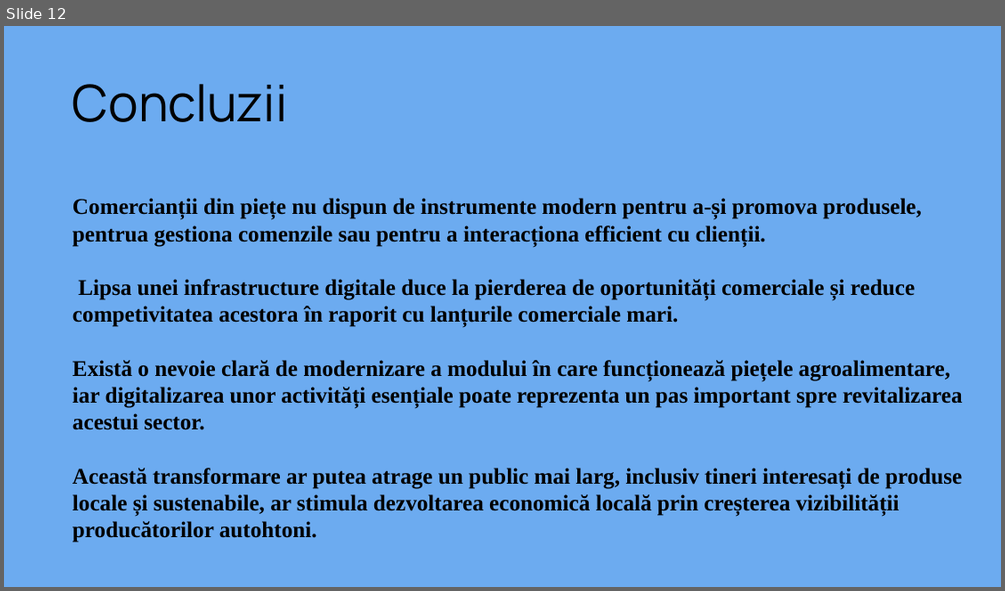
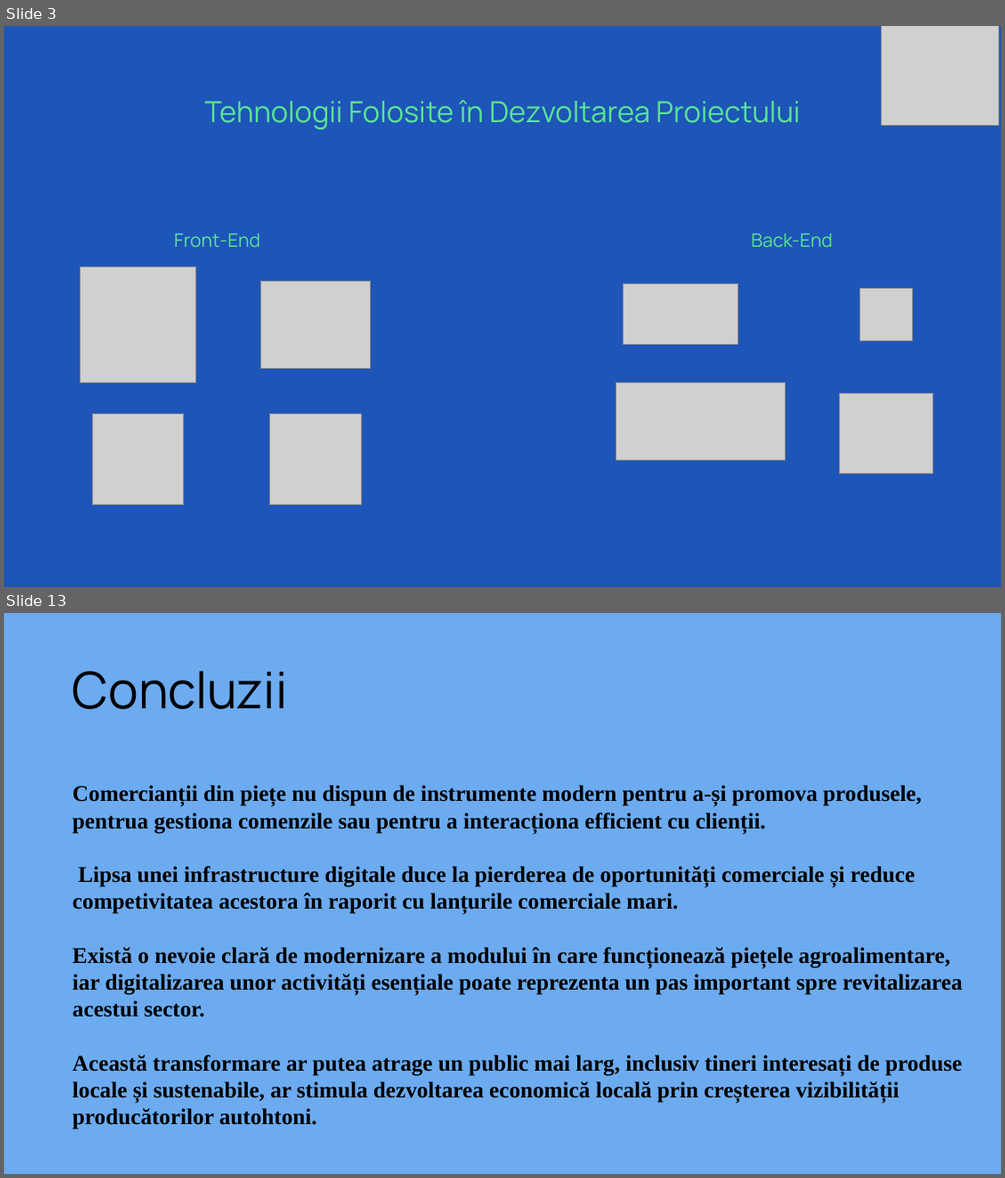
Before and after one commit to robertnitu02/proiect-diploma, a slide deck: word/prezentare.pptx. Shown one above the other, each under a label of ours: slide 12 before the commit, slides 3 and 13 after it; the slides between them are not shown. The pictures are 1005x591 and 1005x1178 pixels, drawn with LibreOffice and Linux fonts; fonts in the diff are those of the drawing; grey boxes stand for pictures; background and template pictures are left out. Boxes give left, top, right and bottom in pixels: in the first picture for what was removed or moved away, otherwise in the second. Text is boxed around its words. In the diff, an @@ line names an element or a change of style, - is before the commit and + after.

```diff
--- a/word/prezentare.pptx
+++ b/word/prezentare.pptx
@@ slide 3 added at bbox=[4, 26, 1001, 587], background #1E55B8 @@
@@ picture added at bbox=[882, 26, 999, 126] @@
@@ title added at bbox=[204, 100, 800, 130], 28 pt, text #5AE495 @@
+Tehnologii Folosite în Dezvoltarea Proiectului
@@ text added at bbox=[174, 233, 260, 247], 18 pt, text #5AE495 @@
+Front-End
@@ text added at bbox=[751, 233, 832, 247], 18 pt, text #5AE495 @@
+Back-End
@@ picture added at bbox=[81, 267, 196, 383] @@
@@ picture added at bbox=[260, 281, 371, 369] @@
@@ picture added at bbox=[623, 284, 737, 345] @@
@@ picture added at bbox=[860, 288, 913, 340] @@
@@ picture added at bbox=[615, 382, 785, 459] @@
@@ picture added at bbox=[840, 394, 933, 473] @@
@@ picture added at bbox=[92, 413, 184, 505] @@
@@ picture added at bbox=[270, 413, 362, 505] @@
@@ what was slide 12 is now slide 13 @@
```
Also in this commit, not shown: 10 slides changed, 1 other slide added, 1 slide removed.
